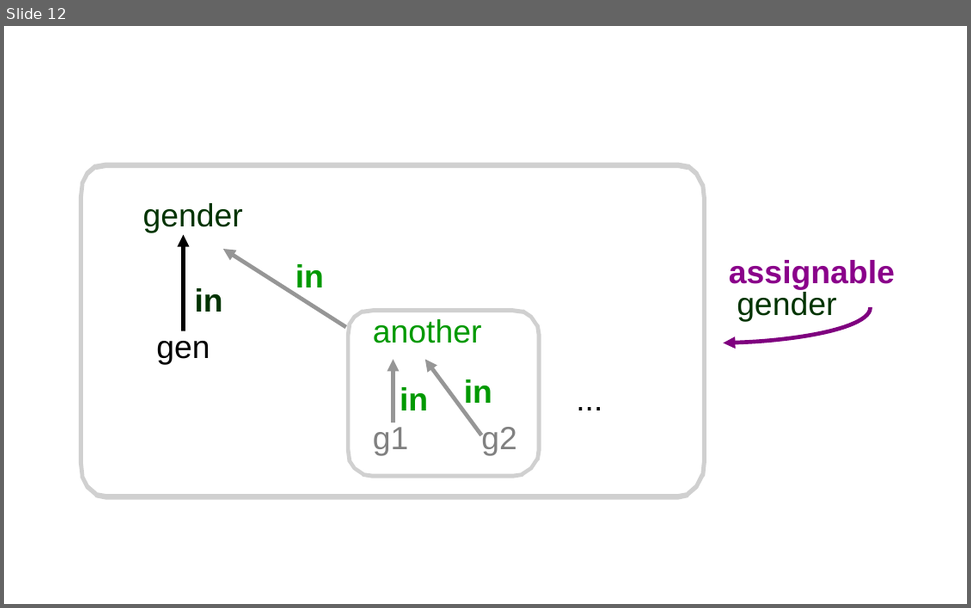
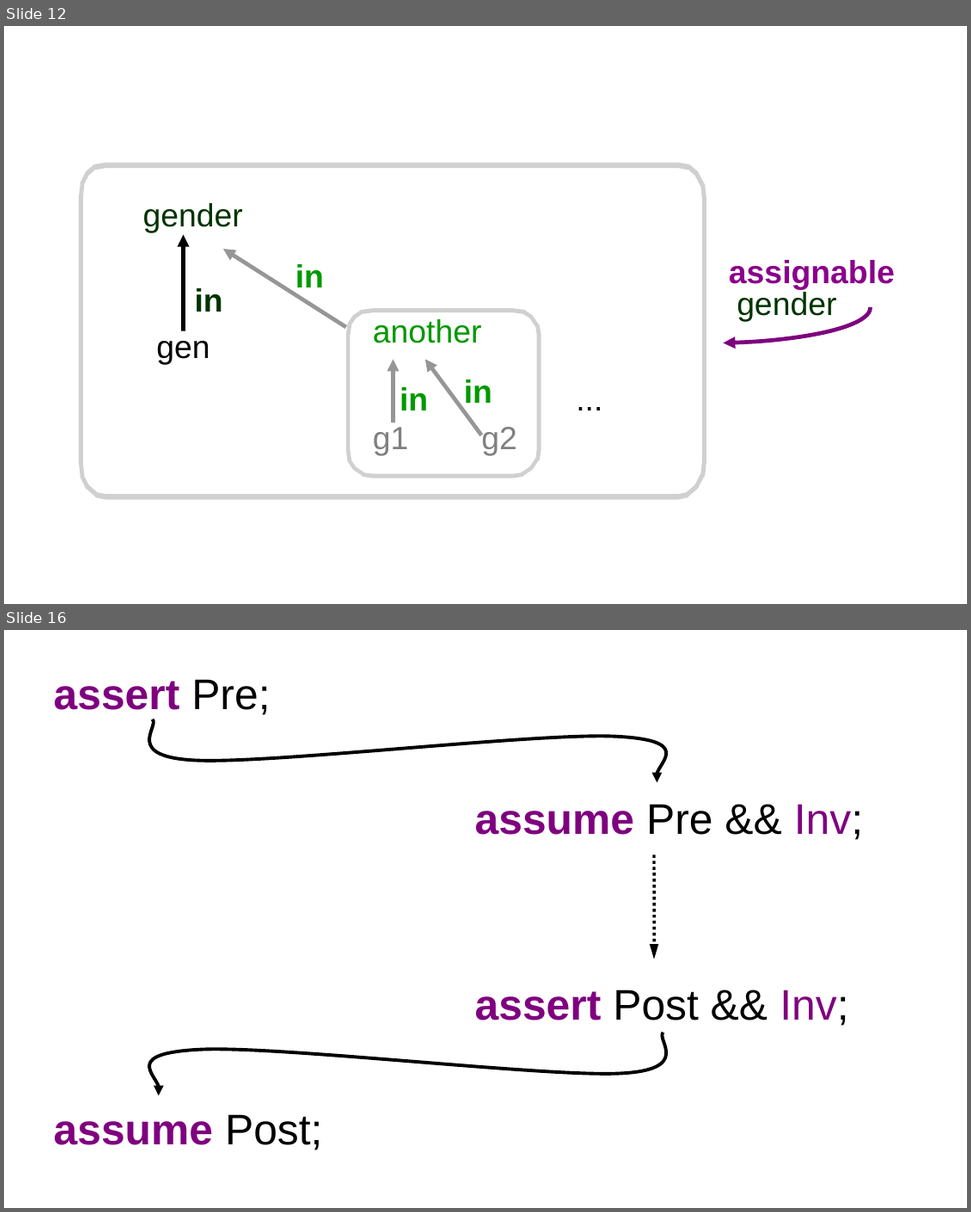
Before and after one commit to GaloisInc/ESCJava2, a slide deck: ESCTools/slides/CAV2007Tutorial/new-diagrams.ppt. Shown one above the other, each under a label of ours: slide 12 before the commit, slides 12 and 16 after it; the slides between them are not shown. The pictures are 971x608 and 971x1212 pixels, drawn with LibreOffice and Linux fonts; fonts in the diff are those of the drawing; grey boxes stand for pictures; background and template pictures are left out. Boxes give left, top, right and bottom in pixels: in the first picture for what was removed or moved away, otherwise in the second. Text is boxed around its words. In the diff, an @@ line names an element or a change of style, - is before the commit and + after.

```diff
--- a/ESCTools/slides/CAV2007Tutorial/new-diagrams.ppt
+++ b/ESCTools/slides/CAV2007Tutorial/new-diagrams.ppt
@@ slide 16 added at box(4, 630, 967, 1208), background #FFFFFF @@
@@ text added at box(54, 679, 863, 1150), 32 pt, text #7F007F @@
+assert Pre;
+assume Pre && Inv;
+assert Post && Inv;
+assume Post;
@@ freeform shape added at box(122, 719, 692, 783), outline #000000 2.49 pt @@
@@ arrow added from (654, 854) to (654, 959), #000000 2.24 pt dashed @@
@@ freeform shape added at box(124, 1032, 695, 1096), outline #000000 2.49 pt @@
```
Also in this commit, not shown: 2 slides changed, 13 other slides added, 20 other files.
